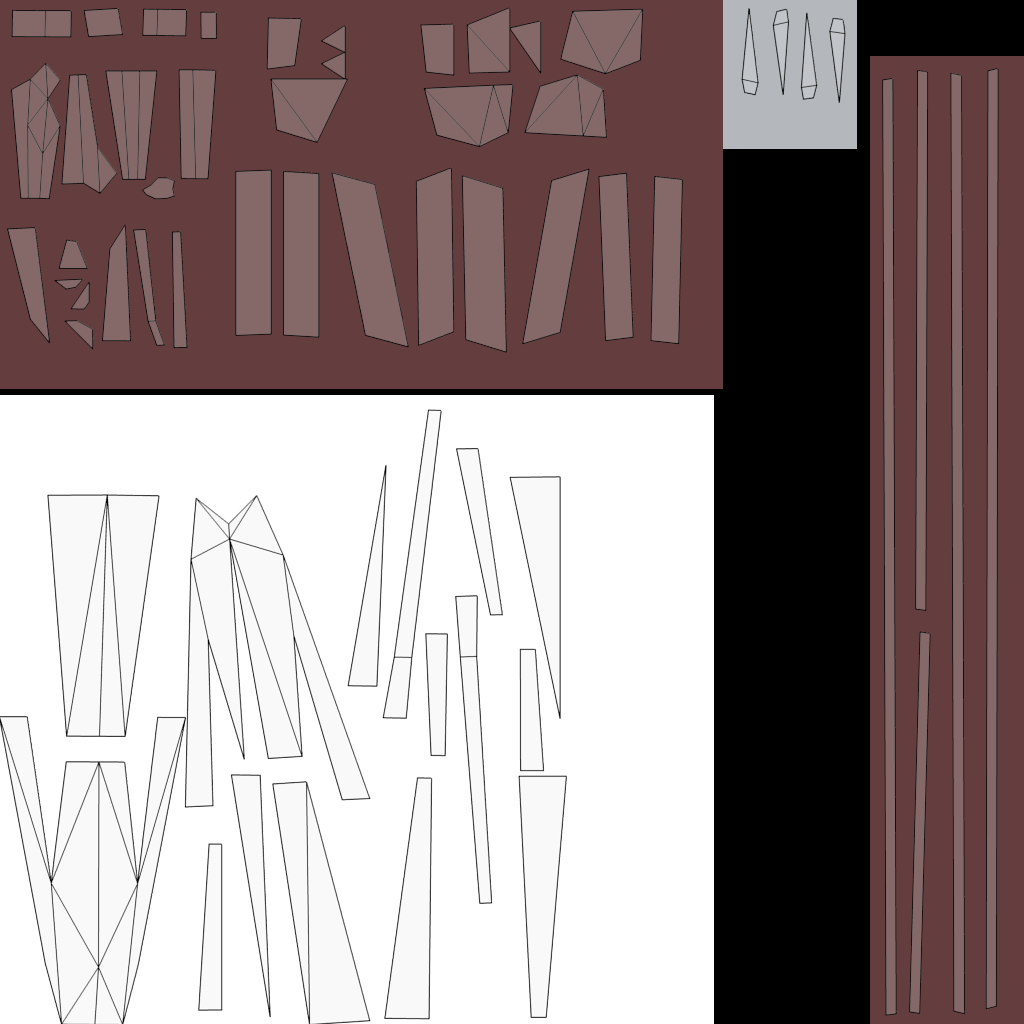
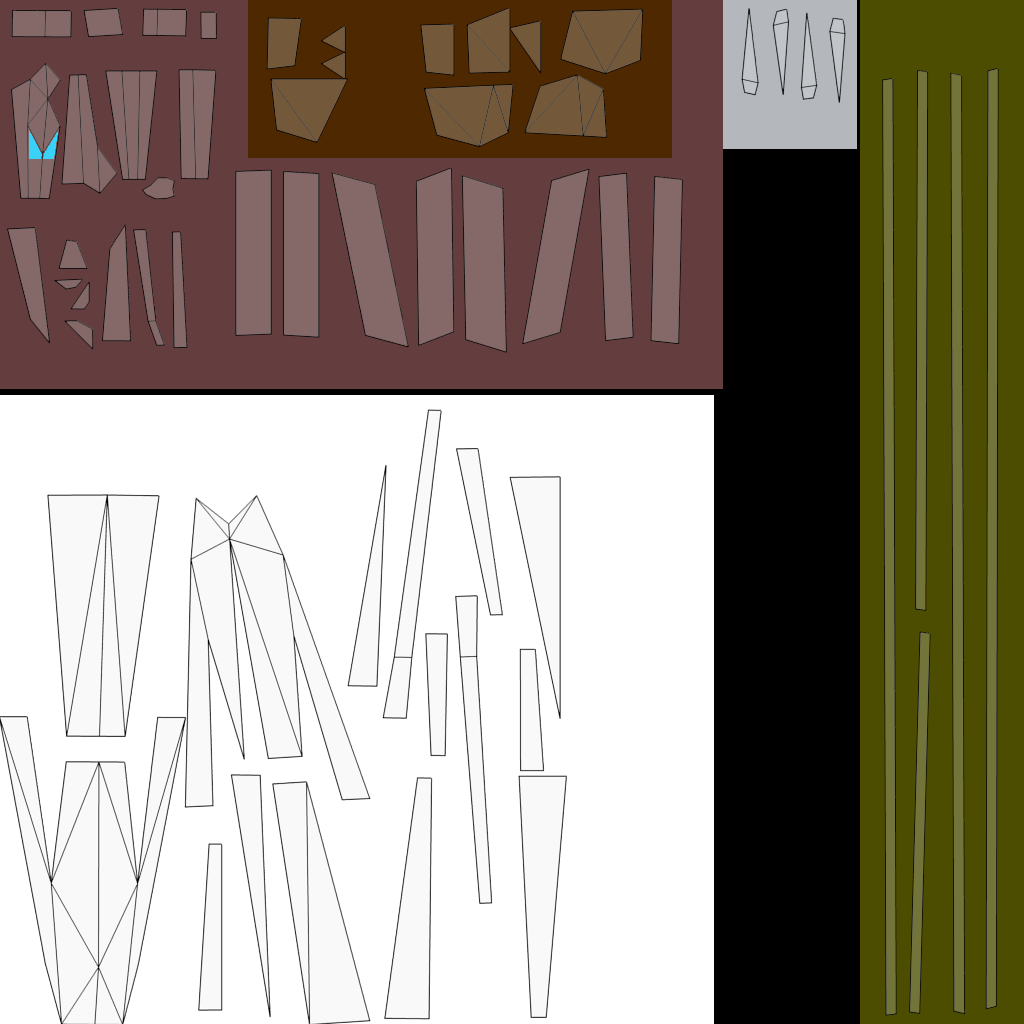
Comparing the layer stacks of the two (1024, 1024) images. Changes:
painted on "Warstwa #1" over [29,0,1024,1024]
